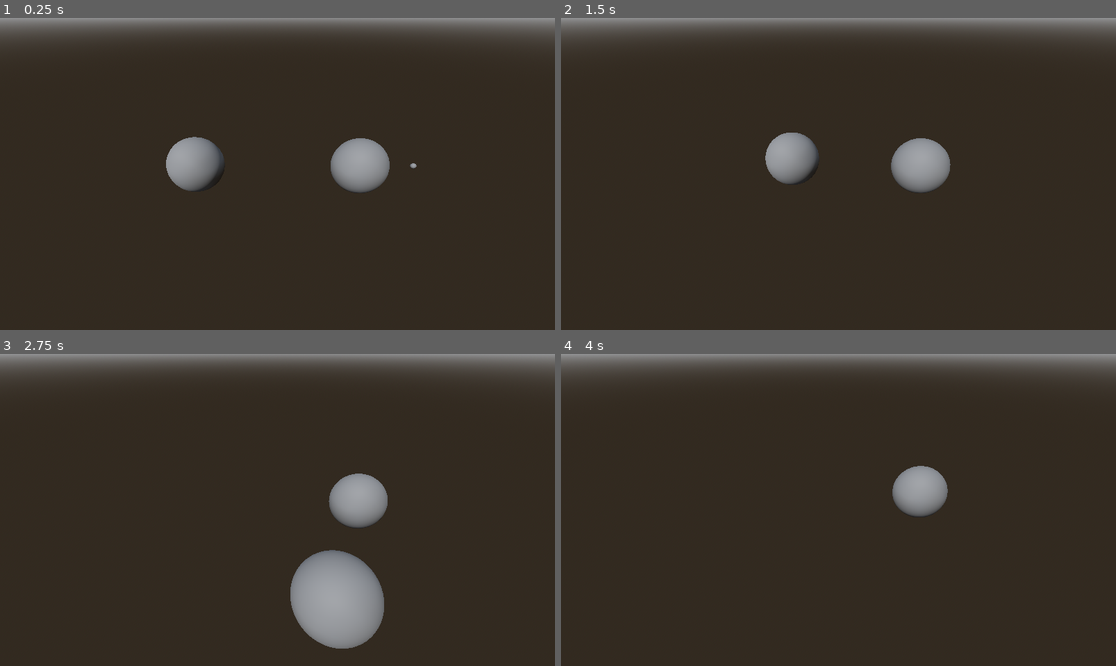
Above: before the commit, frames 1-4 (two rows, left to right).
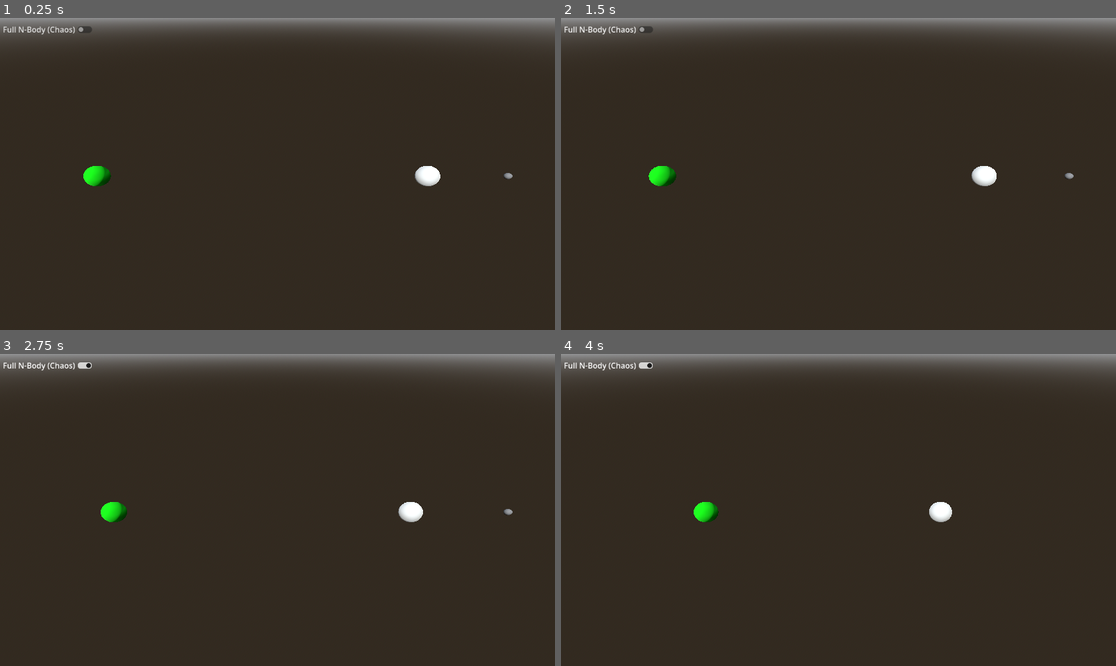
Above: after the commit, the same moments.

Repository: yash-jain221/SpacetimeSlingshot
Game: Godot game, scene res://main.tscn
Same seed, same stepped clock (60 frames per second), same inputs: the game is played once before the commit and once after it.
Inputs (mouse positions are in pixels of both pictures, inside the frame that each line leads up to):
- Up to frame 1 (0.25 s): no input
- Up to frame 2 (1.5 s): click (610, 30) at 0.5 s, where only the run after the commit has a clickable "Full N-Body (Chaos)"; click (610, 30) at 1.25 s, where only the run after the commit has a clickable "Full N-Body (Chaos)"
- Up to frame 3 (2.75 s): click (49, 366) at 2 s, where only the run after the commit has a clickable "Full N-Body (Chaos)"
- Up to frame 4 (4 s): move the mouse to (960, 494) at 2.77 s; click (960, 494) at 2.92 s; move the mouse to (727, 525) at 3.52 s; click (727, 525) at 3.67 s

The runs differ from the first frame. In frame 1, 3.5% of the frame differs, in the area x 0-93%, y 2-56%; in frame 2, 3.4%; in frame 3, 6.3%, in the area x 0-93%, y 2-95%; in frame 4, 1.8%.

Commit message:
added prediction paths + no chaos

Diff:
--- a/main.tscn
+++ b/main.tscn
@@ -1,6 +1,7 @@
 [gd_scene format=3 uid="uid://3xn713qjb1xx"]
 
 [ext_resource type="PackedScene" uid="uid://dp58dg2wlyjne" path="res://scenes/planet.tscn" id="1_0xm2m"]
+[ext_resource type="Script" uid="uid://b5q08ha4xy2g7" path="res://scripts/game.gd" id="1_h2yge"]
 [ext_resource type="PackedScene" uid="uid://bdf5jlkvwvbe7" path="res://scenes/ship.tscn" id="2_h2yge"]
 
 [sub_resource type="ProceduralSkyMaterial" id="ProceduralSkyMaterial_rftev"]
@@ -12,6 +13,25 @@
 background_mode = 2
 sky = SubResource("Sky_abdd0")
 
+[sub_resource type="StandardMaterial3D" id="StandardMaterial3D_h2yge"]
+resource_local_to_scene = true
+albedo_color = Color(0.99215686, 0.99607843, 0.972549, 1)
+
+[sub_resource type="SphereMesh" id="SphereMesh_1bvp3"]
+resource_local_to_scene = true
+material = SubResource("StandardMaterial3D_h2yge")
+radius = 1.0
+height = 2.0
+
+[sub_resource type="StandardMaterial3D" id="StandardMaterial3D_cktii"]
+albedo_color = Color(0, 1, 0, 1)
+
+[sub_resource type="SphereMesh" id="SphereMesh_lquwl"]
+resource_local_to_scene = true
+material = SubResource("StandardMaterial3D_cktii")
+radius = 1.0
+height = 2.0
+
 [sub_resource type="StandardMaterial3D" id="StandardMaterial3D_0xm2m"]
 shading_mode = 0
 albedo_color = Color(0.23940039, 0.76369256, 0.74620956, 1)
@@ -19,6 +39,7 @@
 [sub_resource type="ImmediateMesh" id="ImmediateMesh_6iixf"]
 
 [node name="Main" type="Node3D" unique_id=1912433870]
+script = ExtResource("1_h2yge")
 
 [node name="DirectionalLight3D" type="DirectionalLight3D" parent="." unique_id=165462697]
 transform = Transform3D(0.8660254, 0.38302222, -0.32139382, 0, 0.64278764, 0.76604444, 0.5, -0.66341394, 0.5566704, 0, 0, 0)
@@ -27,21 +48,33 @@
 environment = SubResource("Environment_r57db")
 
 [node name="Planet" parent="." unique_id=710599271 instance=ExtResource("1_0xm2m")]
+mesh = SubResource("SphereMesh_1bvp3")
 mass = 1000.0
 
 [node name="Camera3D" type="Camera3D" parent="." unique_id=1960231580]
-transform = Transform3D(1, 0, 0, 0, 0.7880108, 0.6156615, 0, -0.6156615, 0.7880108, -8.903488, 13.044705, 18.13678)
+transform = Transform3D(1, 0, 0, 0, 0.7880108, 0.6156615, 0, -0.6156615, 0.7880108, -14.478681, 12.2686615, 15.377707)
 
 [node name="Ship" parent="." unique_id=1701288930 node_paths=PackedStringArray("aim_line") instance=ExtResource("2_h2yge")]
-transform = Transform3D(1, 0, 0, 0, 1, 0, 0, 0, 1, 6, 0, 0)
+transform = Transform3D(1, 0, 0, 0, 1, 0, 0, 0, 1, 7.8243713, 0, 0)
 aim_line = NodePath("../AimLine")
 mass = 0.01
+body_type = 2
 
 [node name="Planet2" parent="." unique_id=810922569 instance=ExtResource("1_0xm2m")]
-transform = Transform3D(1, 0, 0, 0, 1, 0, 0, 0, 1, -17.939777, 0, 0)
-mass = 10.0
-initial_velocity = Vector3(0, 0, -1)
+transform = Transform3D(1, 0, 0, 0, 1, 0, 0, 0, 1, -31.89563, 0, 0)
+mesh = SubResource("SphereMesh_lquwl")
+mass = 1000.0
+is_goal = true
 
 [node name="AimLine" type="MeshInstance3D" parent="." unique_id=1866508016]
 material_override = SubResource("StandardMaterial3D_0xm2m")
 mesh = SubResource("ImmediateMesh_6iixf")
+
+[node name="HUD" type="CanvasLayer" parent="." unique_id=775766423]
+
+[node name="Chaos" type="CheckButton" parent="HUD" unique_id=169077019]
+offset_right = 52.0
+offset_bottom = 48.0
+text = "Full N-Body (Chaos)"
+
+[editable path="Planet2"]
--- a/scenes/planet.tscn
+++ b/scenes/planet.tscn
@@ -1,8 +1,14 @@
 [gd_scene format=3 uid="uid://dp58dg2wlyjne"]
 
-[ext_resource type="Script" uid="uid://dx1nakdubq4p8" path="res://gravity_body.gd" id="1_cktii"]
+[ext_resource type="Script" uid="uid://dx1nakdubq4p8" path="res://scripts/gravity_body.gd" id="1_cktii"]
+
+[sub_resource type="StandardMaterial3D" id="StandardMaterial3D_h2yge"]
+resource_local_to_scene = true
+albedo_color = Color(0.99215686, 0.99607843, 0.972549, 1)
 
 [sub_resource type="SphereMesh" id="SphereMesh_6iixf"]
+resource_local_to_scene = true
+material = SubResource("StandardMaterial3D_h2yge")
 radius = 3.0
 height = 6.0
 
--- a/scenes/ship.tscn
+++ b/scenes/ship.tscn
@@ -1,6 +1,6 @@
 [gd_scene format=3 uid="uid://bdf5jlkvwvbe7"]
 
-[ext_resource type="Script" uid="uid://yoleb38xfxdo" path="res://ship.gd" id="1_q631a"]
+[ext_resource type="Script" uid="uid://yoleb38xfxdo" path="res://scripts/ship.gd" id="1_q631a"]
 
 [sub_resource type="SphereMesh" id="SphereMesh_r57db"]
 radius = 0.3
--- /dev/null
+++ b/scripts/game.gd
@@ -0,0 +1,28 @@
+extends Node3D
+
+@onready var ship:Ship = $Ship
+@onready var nbody_toggle: CheckButton = $HUD/Chaos
+
+
+
+# Called when the node enters the scene tree for the first time.
+func _ready() -> void:
+	ship.crashed.connect(_on_crashed)
+	ship.reached_goal.connect(_on_reached_goal)
+	nbody_toggle.toggled.connect(_on_nbody_toggled)
+	GravityBody.full_nbody = nbody_toggle.button_pressed
+
+func _on_nbody_toggled(toggled_on: bool) -> void:
+	GravityBody.full_nbody = toggled_on
+
+func _on_crashed(body):
+	print("CRASHED")
+
+func _on_reached_goal(body):
+	print("REACHED GOAL")
+
+
+
+# Called every frame. 'delta' is the elapsed time since the previous frame.
+func _process(delta: float) -> void:
+	pass
--- a/gravity_body.gd
+++ b/scripts/gravity_body.gd
@@ -2,8 +2,15 @@
 class_name GravityBody
 
 const G:float = 1.0
+enum BodyType {PLANET, ASTEROID, SHIP}
+
 @export var mass: float = 100.0
 @export var initial_velocity: Vector3 = Vector3.ZERO
+@export var radius: float = 1.0
+@export var is_goal: bool = false
+@export var body_type:BodyType = BodyType.PLANET
+
+static var full_nbody: bool = false
 var velocity: Vector3
 
 # Called when the node enters the scene tree for the first time.
@@ -21,6 +28,8 @@
 	for body in get_tree().get_nodes_in_group("gravity_sources"):
 		if body == self:
 			continue
+		if not full_nbody and body.body_type == body_type:
+			continue
 		var offset = body.global_position - point
 		var dist_sq: float = offset.length_squared()
 		if dist_sq < 0.01:
--- a/ship.gd
+++ b/scripts/ship.gd
@@ -7,6 +7,9 @@
 @export var power_scale: float = 3.0
 @export var aim_line:MeshInstance3D
 @export var prediction_steps: int = 240
+
+signal crashed(body)
+signal reached_goal(body)
 
 var _aiming: bool = false
 var _launch_velocity: Vector3 = Vector3.ZERO
@@ -61,7 +64,7 @@
 	var ground := Plane(Vector3.UP, 0.0)                    # the y = 0 play plane
 	var hit = ground.intersects_ray(from, dir)
 	return hit if hit != null else global_position
-	#
+
 #func _draw_aim_line() -> void:
 	#var m := aim_line.mesh as ImmediateMesh
 	#m.clear_surfaces()
@@ -77,9 +80,23 @@
 func _physics_process(delta: float) -> void:
 	if state == State.FLYING:
 		super._physics_process(delta)
-# Called when the node enters the scene tree for the first time.
+	_check_collisions()
+
+func _check_collisions():
+	for body in get_tree().get_nodes_in_group("gravity_sources"):
+		if body ==self:
+			continue
+		if global_position.distance_to(body.global_position) <= body.radius:
+			state = State.LANDED
+			if body.is_goal:
+				reached_goal.emit(body)
+			else:
+				crashed.emit(body)
+			return
+
+
 func _ready() -> void:
-	pass # Replace with function body.
+	pass
 
 
 # Called every frame. 'delta' is the elapsed time since the previous frame.
Not shown, added: scripts/game.gd.uid
Renamed: gravity_body.gd.uid -> scripts/gravity_body.gd.uid
Renamed: ship.gd.uid -> scripts/ship.gd.uid
Not shown, changed: README.md
